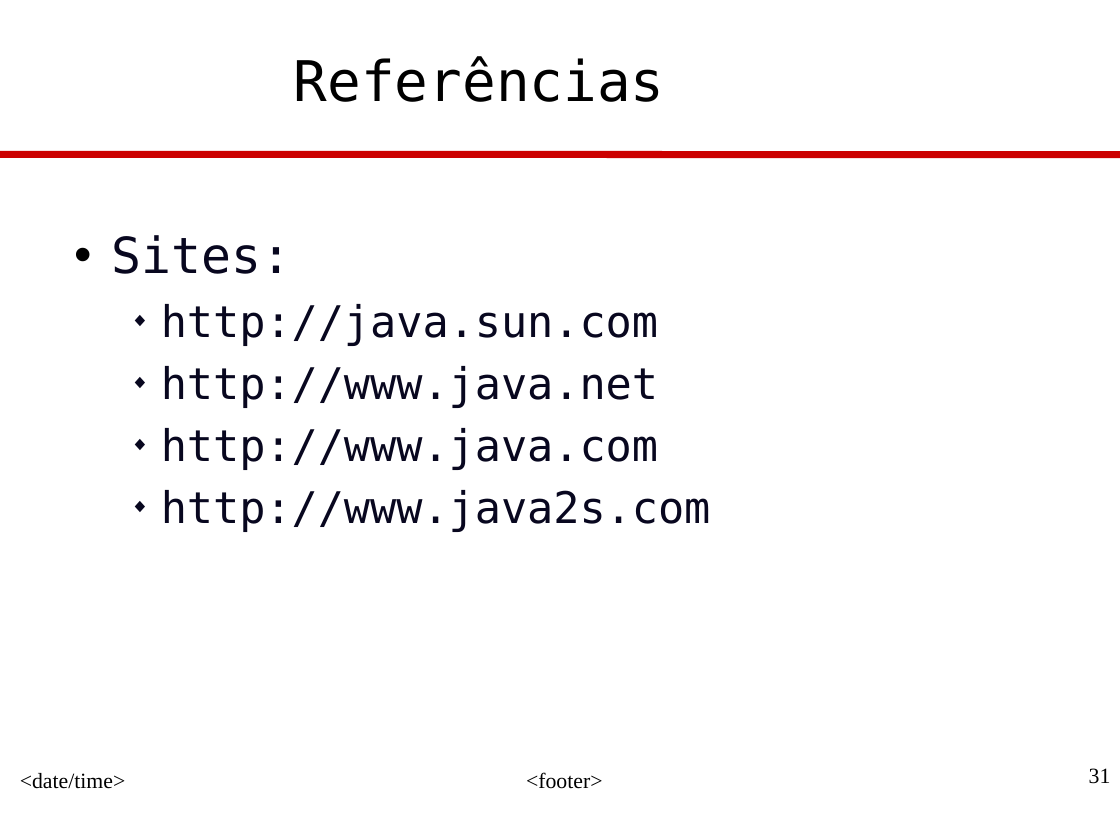
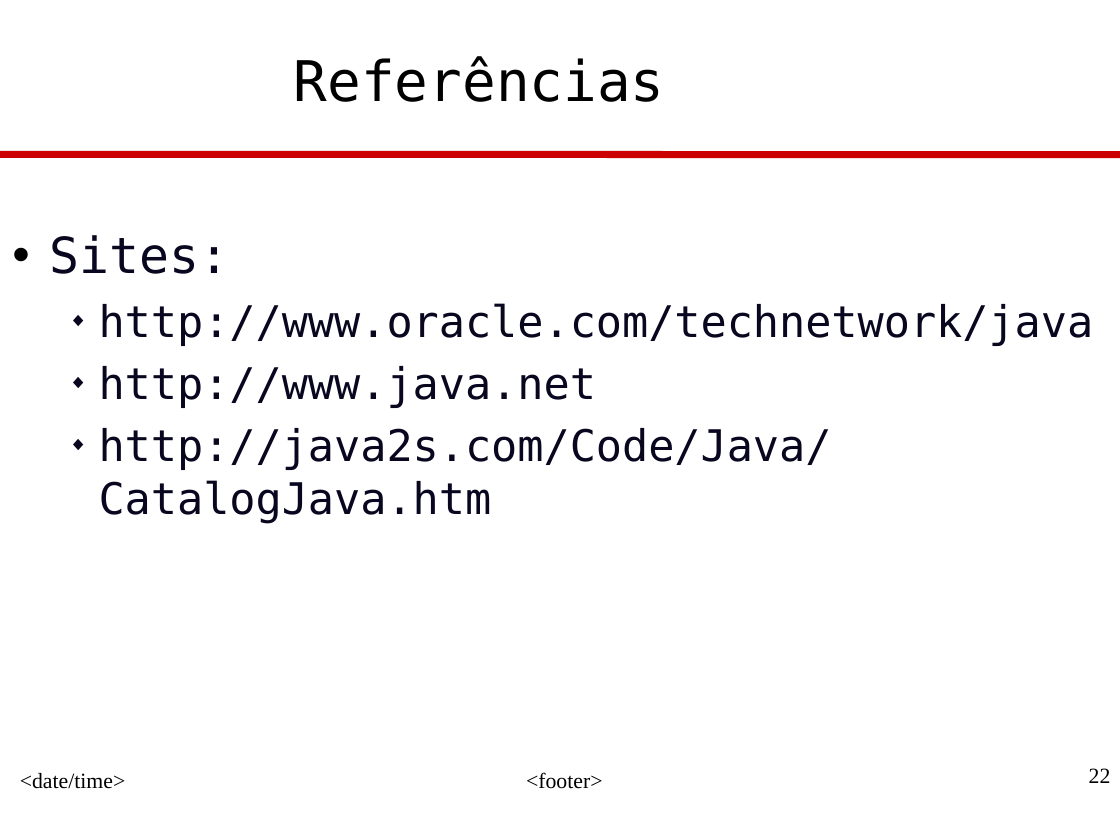
Before and after one commit to eaoliveira/DSJ-N1602, a slide deck: slide 22 of Professor/src/introducao/JavaProg-1-Introducao.ppt (slide 31 before the commit). Drawn at 1120x840 pixels with LibreOffice and Linux fonts; fonts in the diff are those of the drawing; background and template pictures are left out. Boxes give left, top, right and bottom in pixels: in the first picture for what was removed or moved away, otherwise in the second. Text is boxed around its words. In the diff, an @@ line names an element or a change of style, - is before the commit and + after.

```diff
--- a/Professor/src/introducao/JavaProg-1-Introducao.ppt
+++ b/Professor/src/introducao/JavaProg-1-Introducao.ppt
@@ text "Sites:": place and size @@
-text "Sites:" at [112, 235, 711, 532]
+text "Sites:" at [50, 235, 1094, 524]
@@ text at [50, 235, 596, 408]: indent changed @@
@@ text at [99, 303, 1094, 346]: text changed @@
-  ◆ http://java.sun.com
+  ◆ http://www.oracle.com/technetwork/java
@@ text at [99, 428, 832, 524]: text changed @@
-  ◆ http://www.java.com
-  ◆ http://www.java2s.com
+  ◆ http://java2s.com/Code/Java/CatalogJava.htm
@@ page number at [1089, 768, 1111, 783]: text changed @@
-31
+22
```
Also in this commit, not shown: 11 other slides changed, 8 slides added, 17 slides removed.
